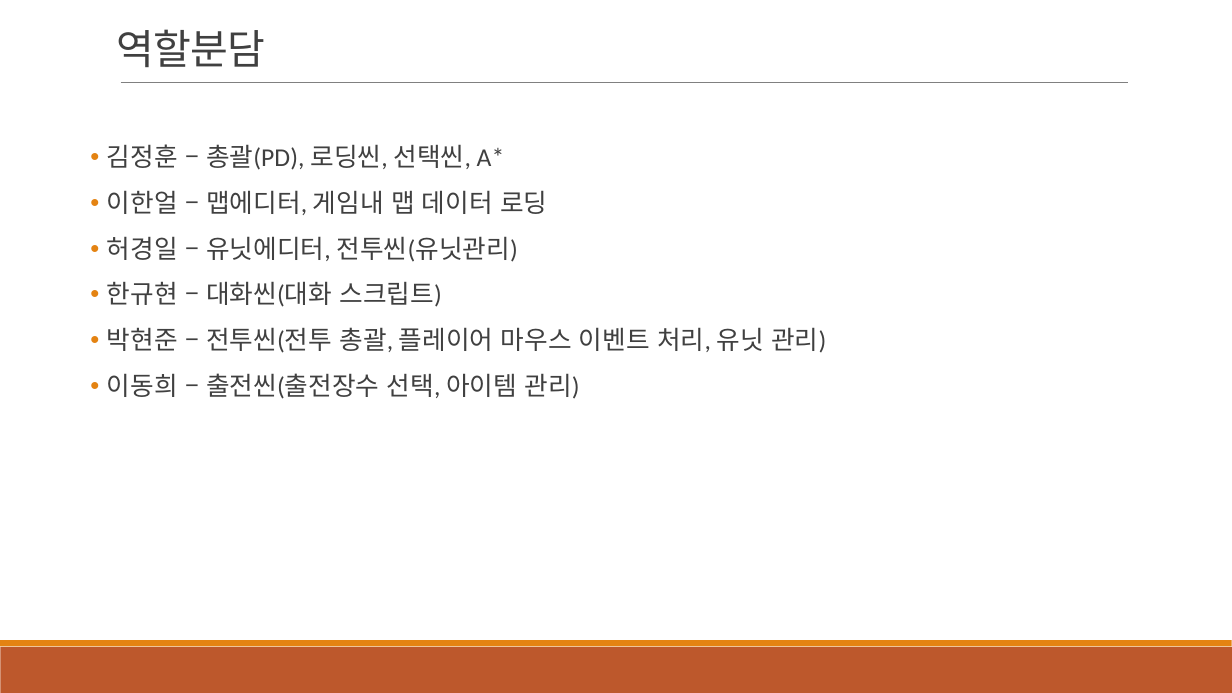
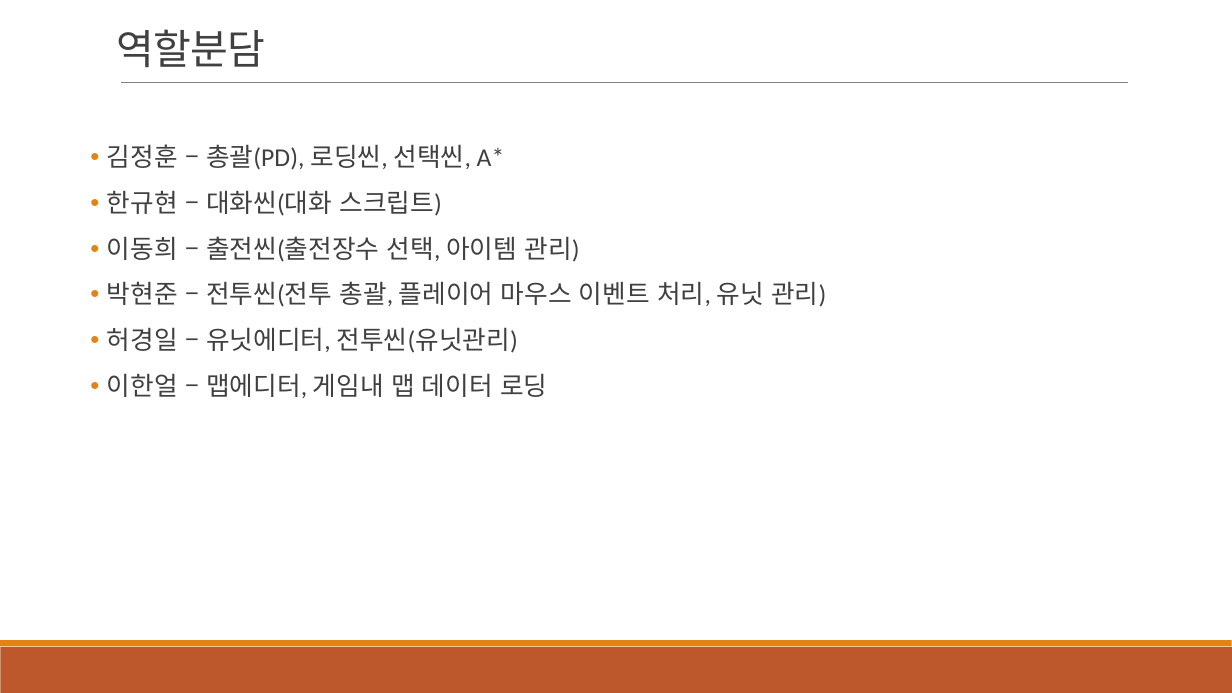
Before and after one commit to junghoon88/Samjojo, a slide deck: slide 5 of 제출서류/팀포트폴리오 기획서.pptx. Drawn at 1232x693 pixels with LibreOffice and Linux fonts; fonts in the diff are those of the drawing. Boxes give left, top, right and bottom in pixels: in the first picture for what was removed or moved away, otherwise in the second. Text is boxed around its words. In the diff, an @@ line names an element or a change of style, - is before the commit and + after.

```diff
--- a/제출서류/팀포트폴리오 기획서.pptx
+++ b/제출서류/팀포트폴리오 기획서.pptx
@@ text at (107,190,826,353): paragraphs added @@
+• 한규현 – 대화씬(대화 스크립트)
+• 이동희 – 출전씬(출전장수 선택, 아이템 관리)
+• 박현준 – 전투씬(전투 총괄, 플레이어 마우스 이벤트 처리, 유닛 관리)
+• 허경일 – 유닛에디터, 전투씬(유닛관리)
@@ text at (107,236,826,399): paragraphs removed @@
-• 허경일 – 유닛에디터, 전투씬(유닛관리)
-• 한규현 – 대화씬(대화 스크립트)
-• 박현준 – 전투씬(전투 총괄, 플레이어 마우스 이벤트 처리, 유닛 관리)
-• 이동희 – 출전씬(출전장수 선택, 아이템 관리)
```
Also in this commit, not shown: 7 other files.
